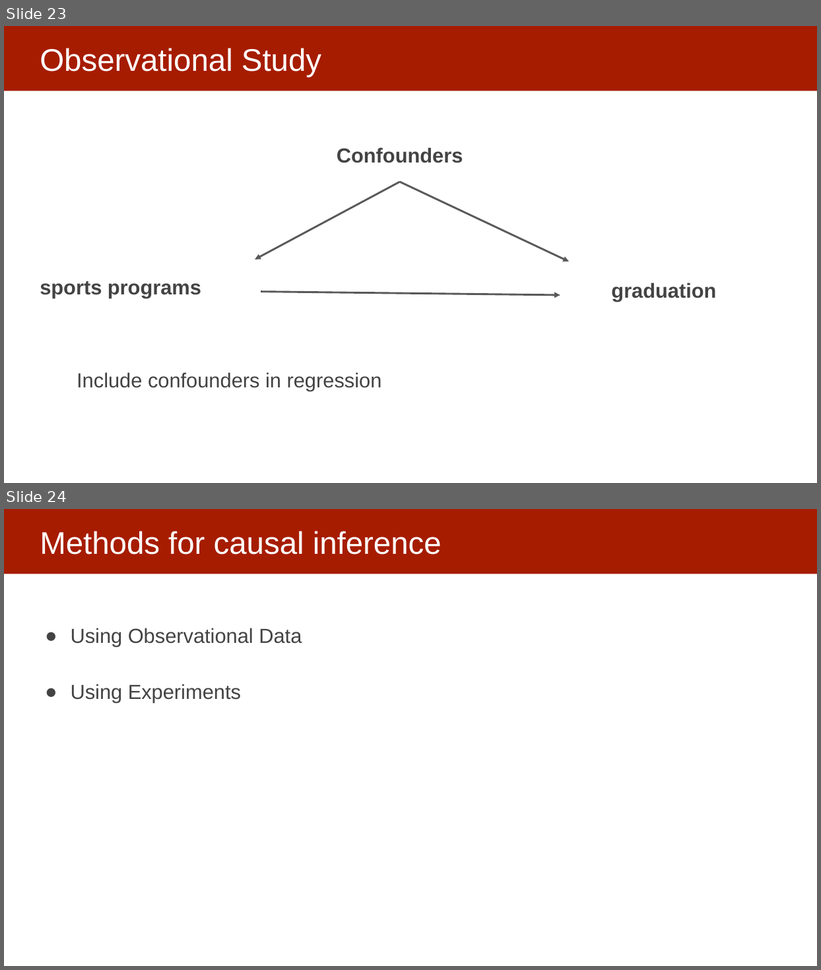
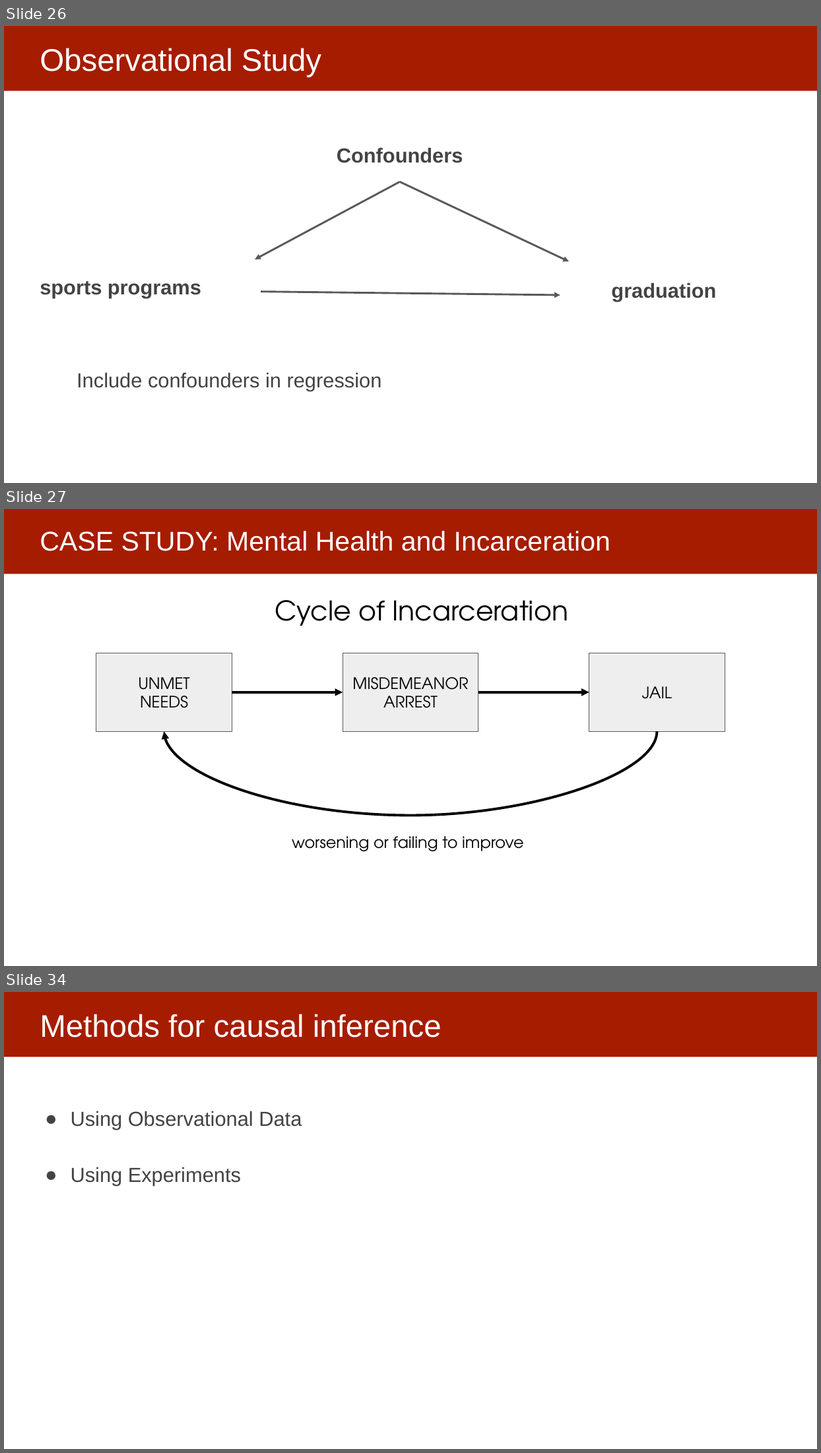
Before and after one commit to dssg/MLinPractice, a slide deck: Lectures/Lecture20-FieldValidation.pptx. Shown one above the other, each under a label of ours: slides 23 and 24 before the commit, slides 26, 27 and 34 after it; the slides between them are not shown. The pictures are 821x970 and 821x1453 pixels, drawn with LibreOffice and Linux fonts; fonts in the diff are those of the drawing. Boxes give left, top, right and bottom in pixels: in the first picture for what was removed or moved away, otherwise in the second. Text is boxed around its words. In the diff, an @@ line names an element or a change of style, - is before the commit and + after.

```diff
--- a/Lectures/Lecture20-FieldValidation.pptx
+++ b/Lectures/Lecture20-FieldValidation.pptx
@@ slide 27 added at box(4, 509, 817, 966), background #FFFFFF; not listed: 1 template element that a slide beside it also shows @@
@@ title added at box(40, 531, 611, 551), 32 pt, text #FFFFFF @@
+CASE STUDY: Mental Health and Incarceration
@@ text added at box(275, 600, 568, 626), 32 pt, text #000000 @@
+Cycle of Incarceration
@@ rectangle added at box(96, 654, 232, 731), fill #EEEEEE, outline #595959 0.75 pt, 18.7 pt, text #000000 @@
+UNMET
+NEEDS
@@ rectangle added at box(343, 654, 479, 731), fill #EEEEEE, outline #595959 0.75 pt, 18.7 pt, text #000000 @@
+MISDEMEANOR
+ARREST
@@ rectangle added at box(589, 654, 725, 731), fill #EEEEEE, outline #595959 0.75 pt, 18.7 pt, text #000000 @@
+JAIL
@@ arrow added from (232, 692) to (343, 692), #000000 3 pt @@
@@ arrow added from (479, 692) to (589, 692), #000000 3 pt @@
@@ curved arrow added from (657, 731) to (164, 731), #000000 3 pt @@
@@ text added at box(292, 836, 524, 852), 18.7 pt, text #000000 @@
+worsening or failing to improve
@@ what was slide 23 is now slide 26 @@
@@ what was slide 24 is now slide 34 @@
```
Also in this commit, not shown: 4 slides changed, 9 other slides added.
